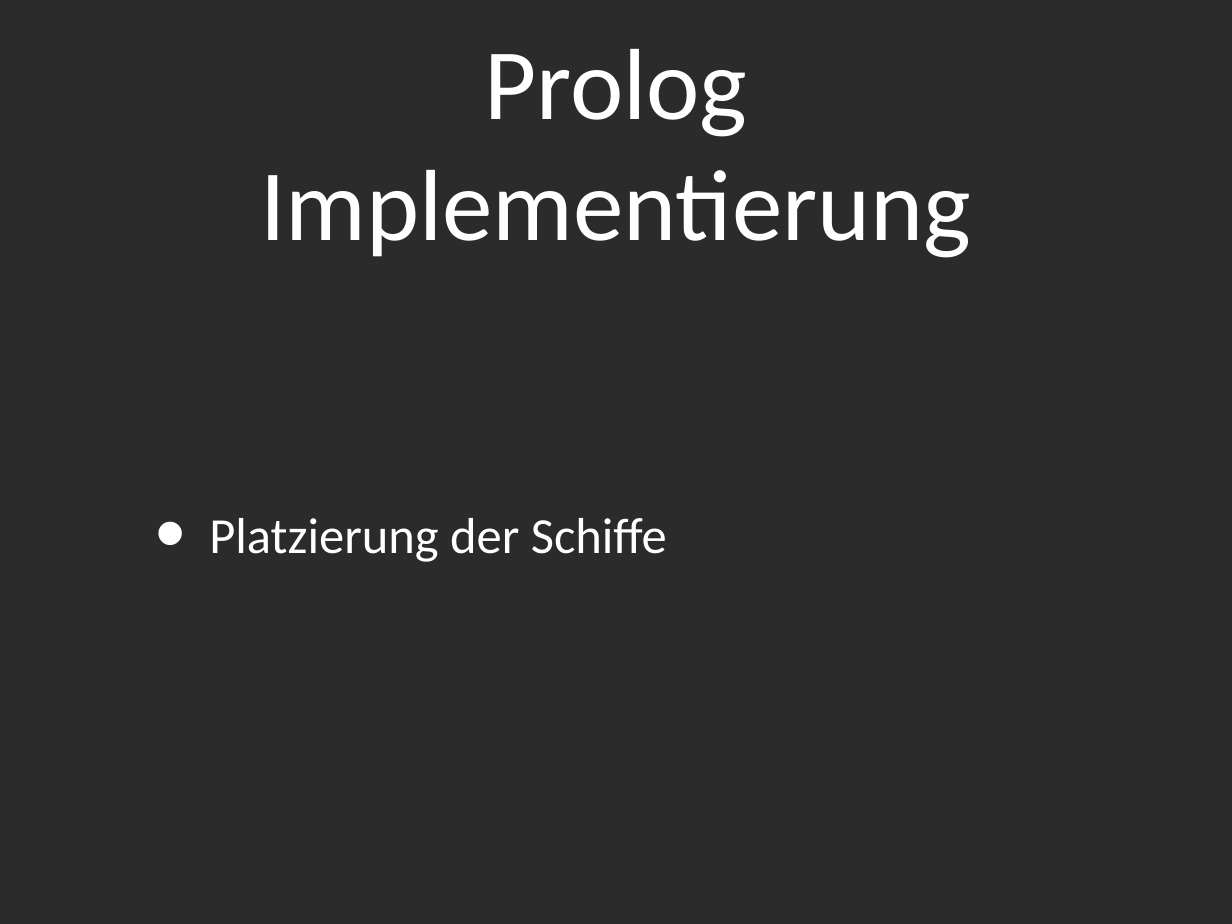
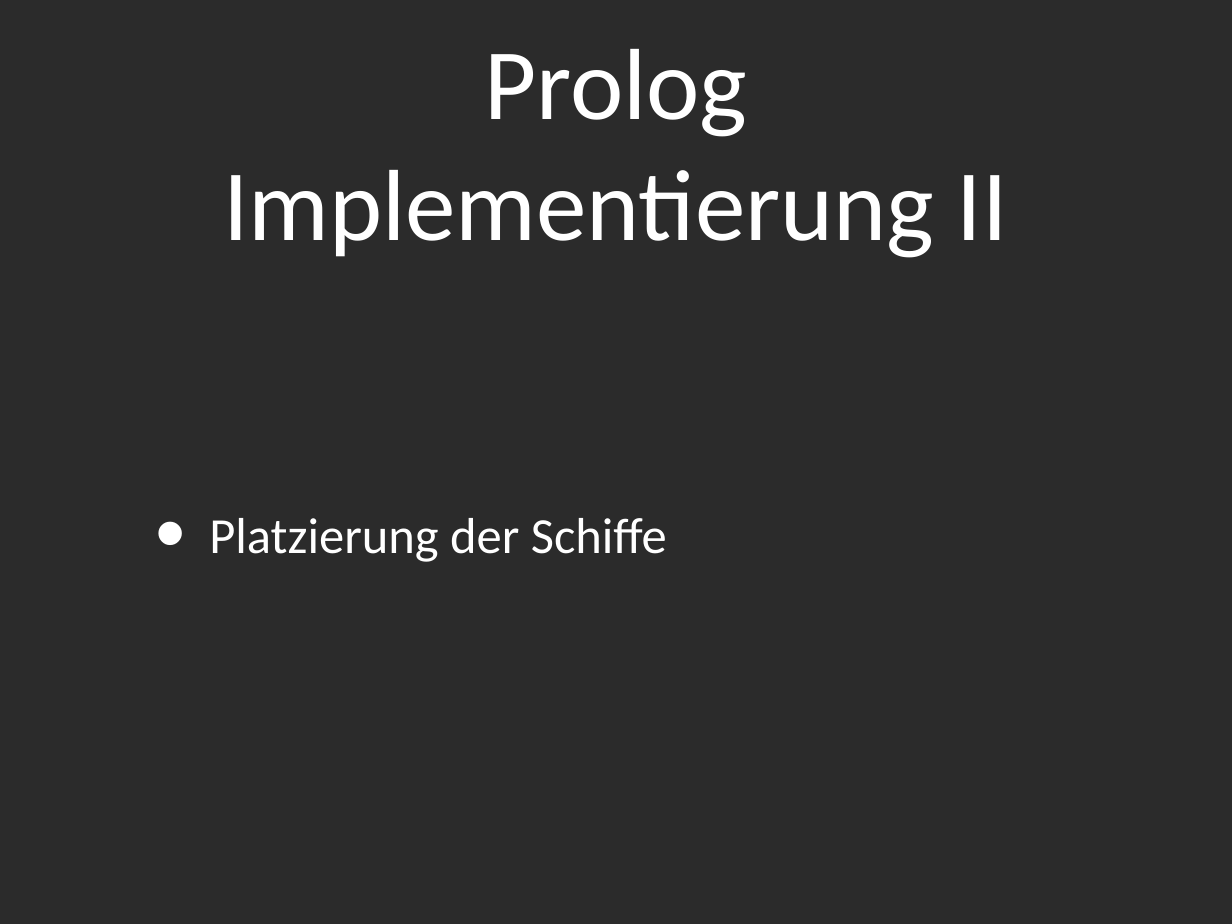
Before and after one commit to novac045/ai-battleship, a slide deck: slide 6 of Präsentation/Presentation_PPT.ppt (slide 5 before the commit). Drawn at 1232x924 pixels with LibreOffice and Linux fonts; fonts in the diff are those of the drawing; background and template pictures are left out; a plain dark background stands for a picture behind light text. Boxes give left, top, right and bottom in pixels: in the first picture for what was removed or moved away, otherwise in the second. Text is boxed around its words. In the diff, an @@ line names an element or a change of style, - is before the commit and + after.

```diff
--- a/Präsentation/Presentation_PPT.ppt
+++ b/Präsentation/Presentation_PPT.ppt
@@ title at <box>223,49,1008,258</box>: text changed @@
-Prolog Implementierung
+Prolog Implementierung II
```
Also in this commit, not shown: 1 other slide changed, 1 slide added, 2 other files.
